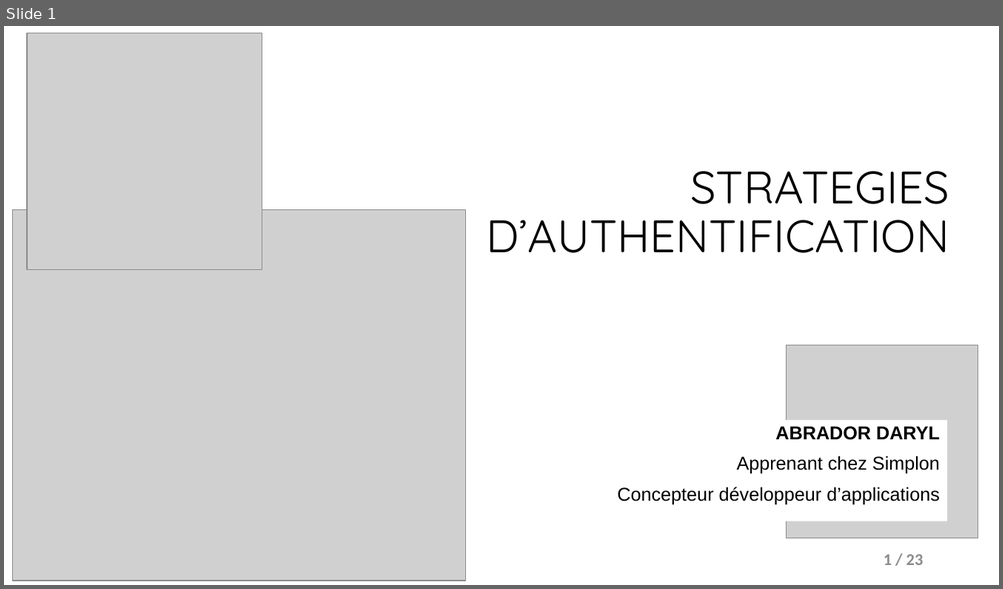
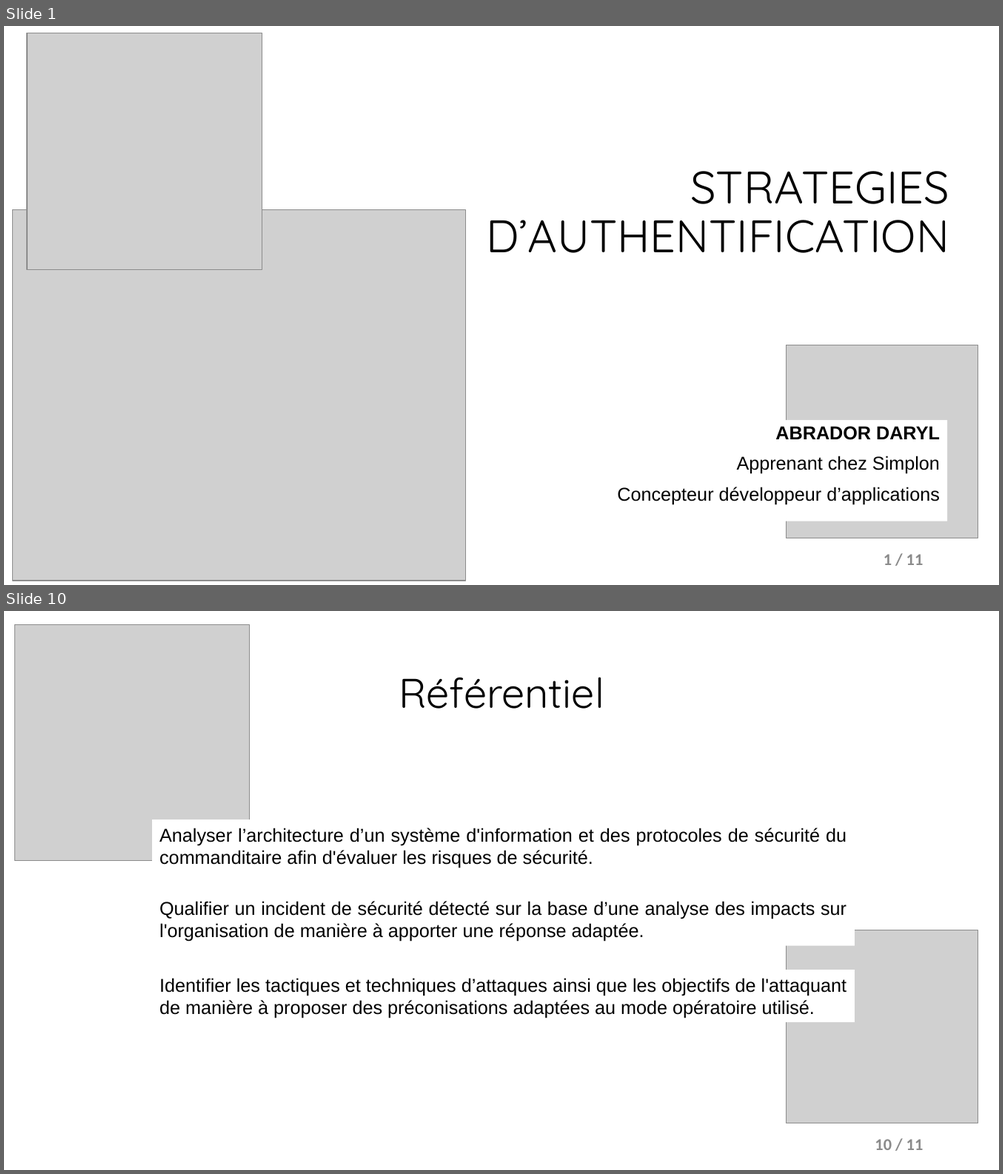
Before and after one commit to Darylabrador/cybersecurite, a slide deck: 0-PRESENTATION_POWERPOINT/presentation_strat_connexion.pptx. Shown one above the other, each under a label of ours: slide 1 before the commit, slides 1 and 10 after it; the slides between them are not shown. The pictures are 1003x589 and 1003x1174 pixels, drawn with LibreOffice and Linux fonts; fonts in the diff are those of the drawing; grey boxes stand for pictures. Boxes give left, top, right and bottom in pixels: in the first picture for what was removed or moved away, otherwise in the second. Text is boxed around its words. In the diff, an @@ line names an element or a change of style, - is before the commit and + after.

```diff
--- a/0-PRESENTATION_POWERPOINT/presentation_strat_connexion.pptx
+++ b/0-PRESENTATION_POWERPOINT/presentation_strat_connexion.pptx
@@ slide 10 added at (4, 611, 999, 1170), background #FFFFFF @@
@@ picture added at (14, 624, 250, 861) @@
@@ title added at (398, 677, 604, 709), 40 pt, text #000000 @@
+Référentiel
@@ text added at (159, 828, 846, 869), 18 pt, text #000000 @@
+Analyser l’architecture d’un système d'information et des protocoles de sécurité du commanditaire afin d'évaluer les risques de sécurité.
@@ text added at (159, 901, 846, 942), 18 pt, text #000000 @@
+Qualifier un incident de sécurité détecté sur la base d’une analyse des impacts sur l'organisation de manière à apporter une réponse adaptée.
@@ picture added at (786, 931, 978, 1125) @@
@@ text added at (159, 978, 846, 1019), 18 pt, text #000000 @@
+Identifier les tactiques et techniques d’attaques ainsi que les objectifs de l'attaquant de manière à proposer des préconisations adaptées au mode opératoire utilisé.
@@ page number added at (874, 1139, 923, 1150), 16 pt, text #8C8C8C, bold @@
+10 / 11
@@ page number at (883, 554, 923, 565): text changed @@
-1 / 23
+1 / 11
```
Also in this commit, not shown: 3 slides changed, 6 other slides added, 3 slides removed, 7 other files.
